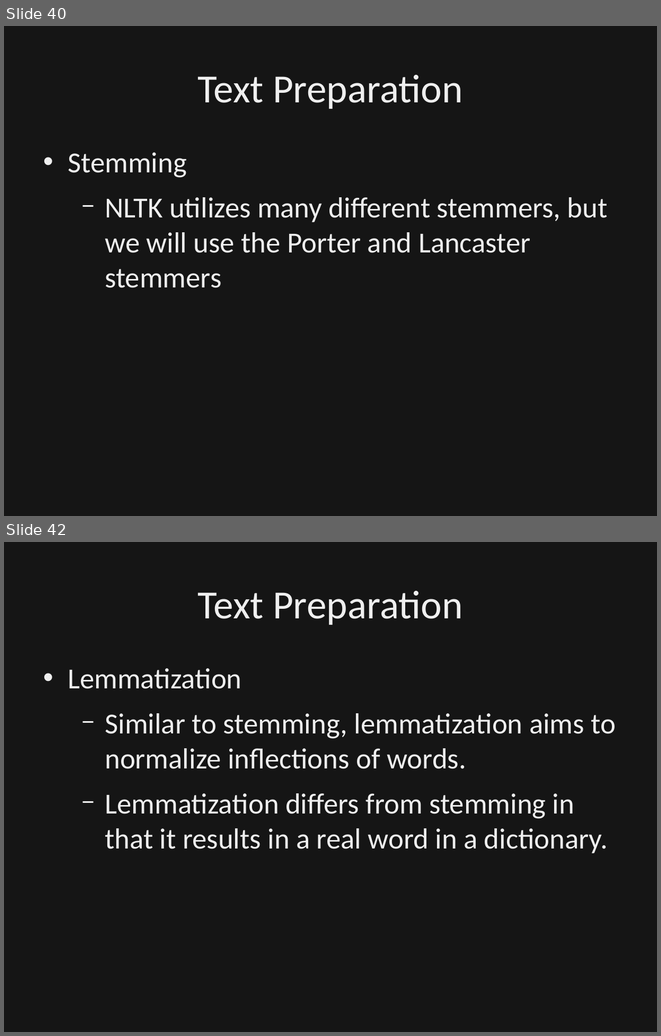
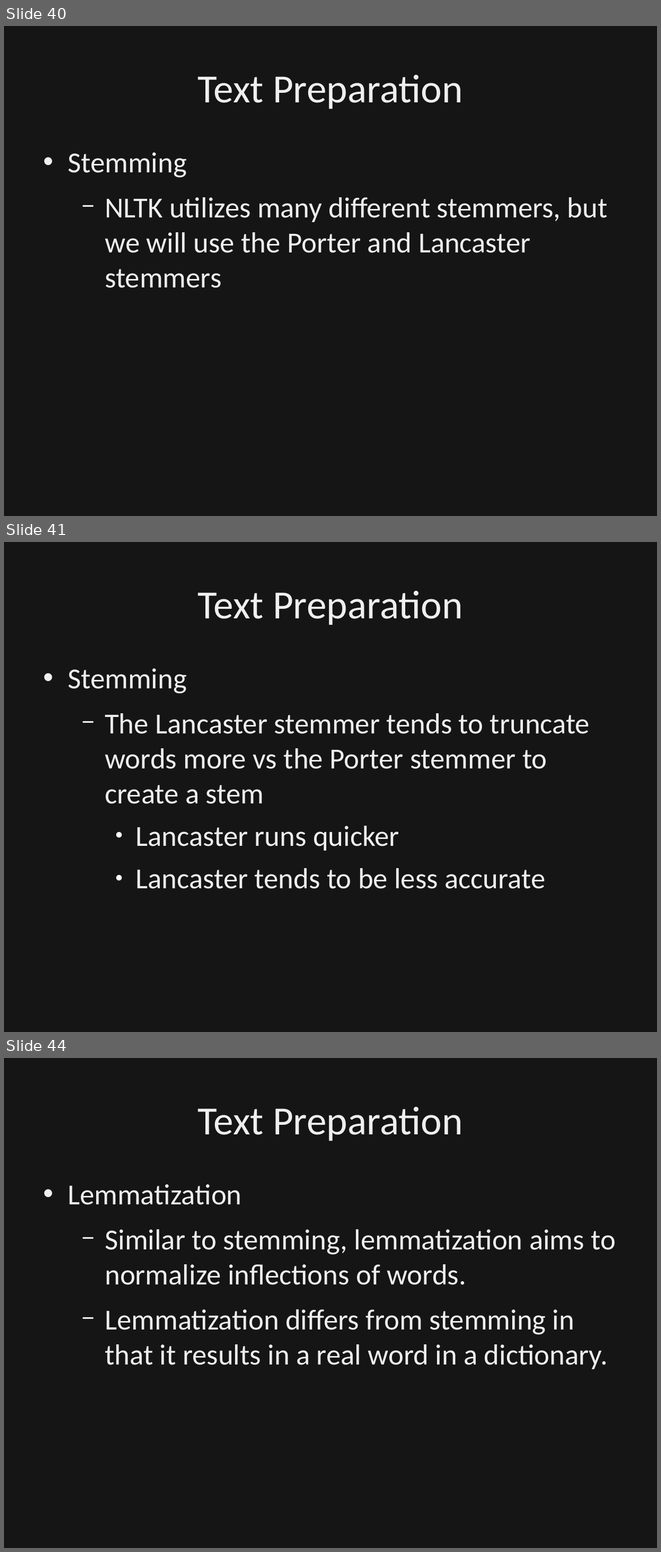
Before and after one commit to dbowmans46/PracticalProgramming, a slide deck: Session 7 - Python/Instructional Material/Session 7 - Python Brief Intro to NLP.odp. Shown one above the other, each under a label of ours: slides 40 and 42 before the commit, slides 40, 41 and 44 after it; the slides between them are not shown. The pictures are 661x1036 and 661x1552 pixels, drawn with LibreOffice and Linux fonts; fonts in the diff are those of the drawing; background and template pictures are left out; a plain dark background stands for a picture behind light text. Boxes give left, top, right and bottom in pixels: in the first picture for what was removed or moved away, otherwise in the second. Text is boxed around its words. In the diff, an @@ line names an element or a change of style, - is before the commit and + after.

Commit message:
Added slide comparing Lancaster and Porter stemmer.  Capitalized Lancaster and Porter.  Consolidated code to create side-by-side comparison between stemmers.

```diff
--- a/Session 7 - Python/Instructional Material/Session 7 - Python Brief Intro to NLP.odp
+++ b/Session 7 - Python/Instructional Material/Session 7 - Python Brief Intro to NLP.odp
@@ slide 41 added at bbox=[4, 542, 657, 1032], background picture (left out) @@
@@ rectangle added at bbox=[4, 542, 657, 1032], fill #000000 at 50% opacity, outline #000000 0 pt @@
@@ title added at bbox=[198, 591, 462, 625], 44 pt, text #EFEFEF @@
+Text Preparation
@@ text added at bbox=[68, 668, 590, 889], 32 pt, text #EFEFEF @@
+• Stemming
+  − The Lancaster stemmer tends to truncate words more vs the Porter stemmer to create a stem
+    ● Lancaster runs quicker
+    ● Lancaster tends to be less accurate
@@ what was slide 42 is now slide 44 @@
```
Also in this commit, not shown: 4 slides changed, 1 other slide added, 1 other file.
